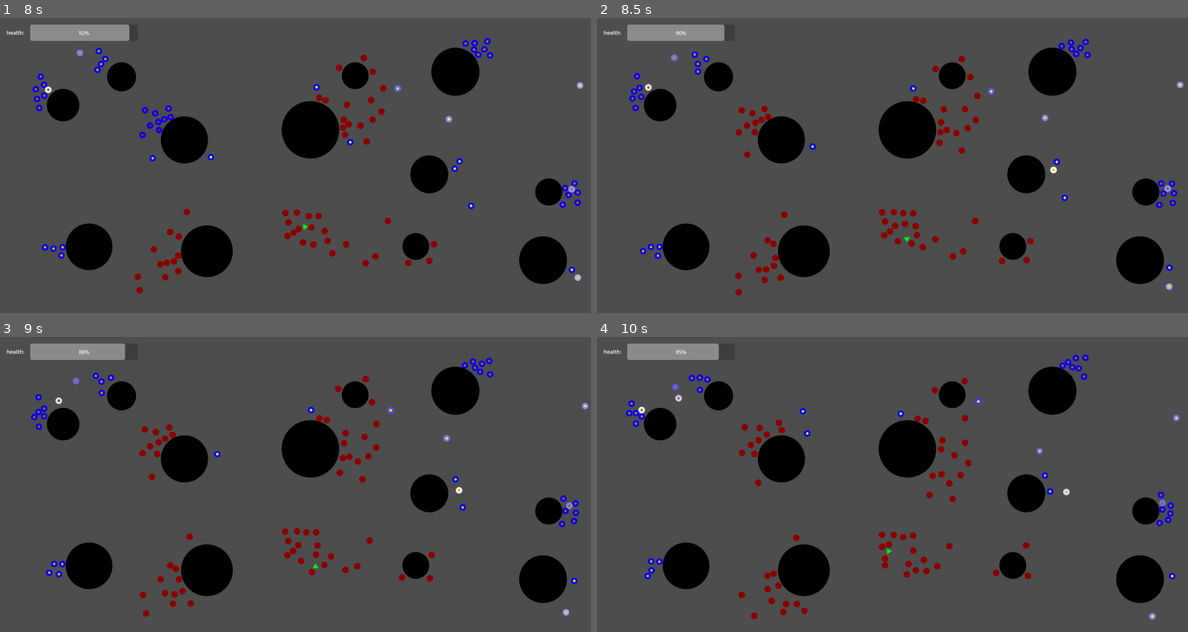
Above: before the commit, frames 1-4 (two rows, left to right).
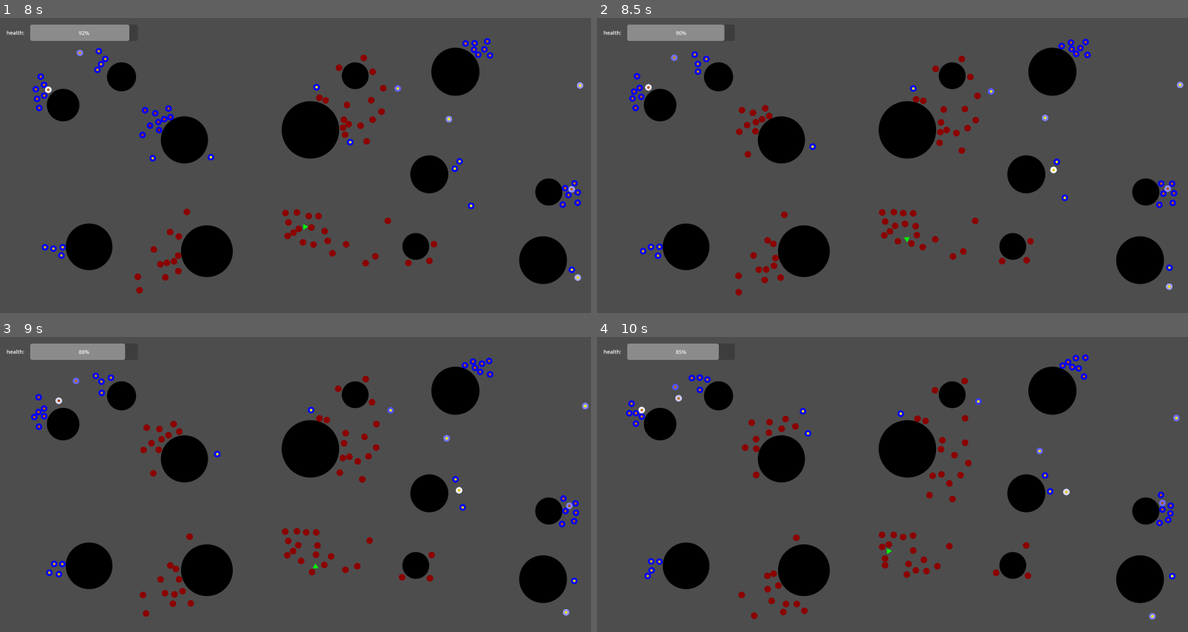
Above: after the commit, the same moments.

Repository: FranekM/uj_gaming_ai_moving_agents
Game: Godot game, scene res://main_scene.tscn
The game is run twice, just before and just after one commit, with the same random seed, the same clock (stepped at 60 frames per second) and the same inputs.
Inputs (mouse positions are in pixels of both pictures, inside the frame that each line leads up to):
- Up to frame 1 (8 s): move the mouse to (265, 224) at 0.52 s; hold W (move_forward) 0.53-2.03 s; tap Space (fire_ray) every 0.75 s from 0.6 to 7.35 s; click (265, 224) at 0.67 s; move the mouse to (472, 209) at 1.27 s; move the mouse to (118, 121) at 2.02 s; hold A (move_left) 2.03-3.53 s; move the mouse to (325, 165) at 2.77 s; click (325, 165) at 2.92 s; move the mouse to (206, 91) at 3.52 s; hold S (move_backward) 3.53-4.28 s; move the mouse to (425, 150) at 4.27 s; hold D (move_right) 4.28-5.03 s; move the mouse to (177, 180) at 5.02 s; hold W (move_forward) 5.03-5.78 s; click (177, 180) at 5.17 s; move the mouse to (354, 100) at 5.77 s; hold D (move_right) from 5.78 s (still down); move the mouse to (265, 224) at 6.52 s; move the mouse to (472, 209) at 7.27 s; click (472, 209) at 7.42 s
- Up to frame 2 (8.5 s): move the mouse to (715, 121) at 8.02 s; release D (move_right) at 8.03 s; hold S (move_backward) from 8.03 s (still down); tap Space (fire_ray) at 8.1 s
- Up to frame 3 (9 s): move the mouse to (325, 484) at 8.77 s; release S (move_backward) at 8.78 s; hold A (move_left) from 8.78 s (still down); tap Space (fire_ray) at 8.85 s
- Up to frame 4 (10 s): move the mouse to (803, 410) at 9.52 s; release A (move_left) at 9.53 s; hold W (move_forward) from 9.53 s (still down); tap Space (fire_ray) at 9.6 s; click (803, 410) at 9.67 s

Frame 1 is identical in both runs. In frame 2, less than 0.1% of the frame differs, in the area x 23-30%, y 29-48%; in frame 3, 0.3%; in frame 4, 0.4%, in the area x 24-37%, y 24-51%.

Commit message:
demo gameplay with end-game informations

Diff:
--- a/main_scene.gd
+++ b/main_scene.gd
@@ -9,6 +9,7 @@
 @onready var player : Player = $player
 @onready var health_bar : ProgressBar = $gui/margin/container/health_bar
 @onready var game_over : CanvasLayer = $game_over
+@onready var game_over_label : Label = $game_over/panel/center/game_over_label
 
 # hinding variables
 var hide_distance_from_obsbtacle : float = Obstacle.OBSTACLE_RADIUS_MIN / 1.5
--- a/player.gd
+++ b/player.gd
@@ -109,6 +109,11 @@
 		var collider : Object = result.collider
 		if collider is Enemy:
 			collider.queue_free()
+			main_scene.enemies.erase(collider)
+			if main_scene.enemies.is_empty():
+				get_tree().paused = true
+				main_scene.game_over.visible = true
+				main_scene.game_over_label.text = "YOU WON"
 
 	visual_ray.set_end_point(end_point)
 	visual_ray.visible = true
Not shown, added: main_scene.tscn4285183874.tmp
